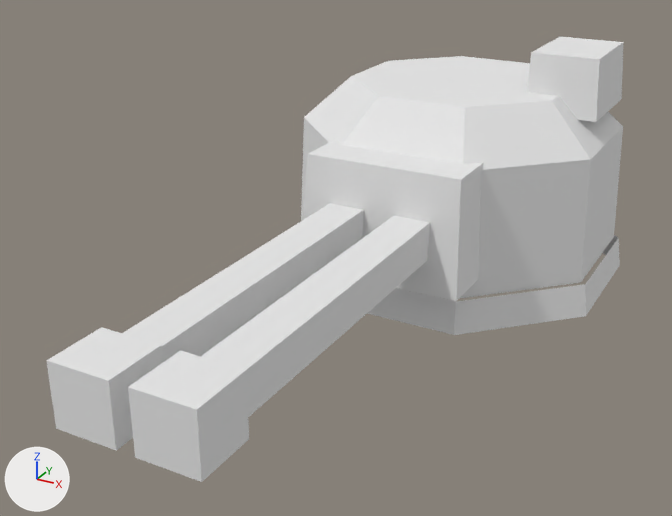
The OBJ model assets/meshes/base_turret.obj, before and after one commit.
Camera for both pictures: a camera (50 mm lens) standing at (1.37, -3.57, 1.26) and looking at (-0.11, -0.88, -0.08). Arrows for +X, +Y and +Z are at lower left; the lights stay in place. The picture after the commit comes second. Where no turn or scale is listed for an object, it has been applied to the vertices.

In view in the first picture: 'base_turret'.
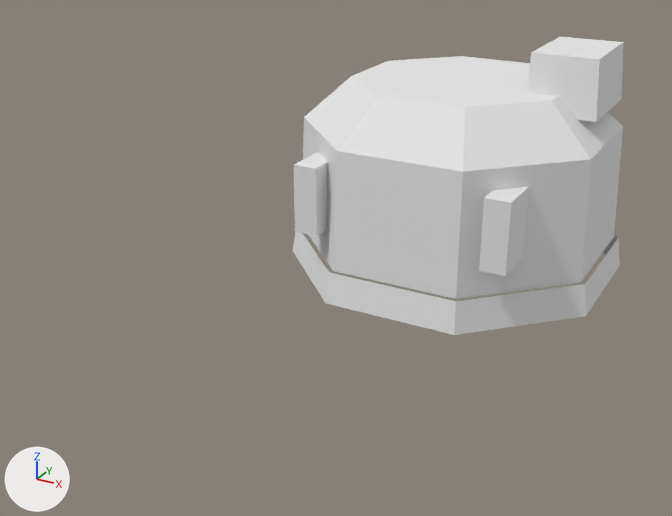
What differs and where, as boxes [x1, y1, x2, y2] in the pictures (672 x 516 px; the box of a moved part takes in the faces that stretch with it):
```json
{"object": "base_turret", "change": "reshaped", "before": [46, 37, 624, 482], "after": [293, 37, 624, 335], "on screen": "43% narrower, 33% shorter"}
{"part": 1, "of": "me_base_turret", "change": "deleted", "before": [128, 351, 249, 482]}
{"part": 2, "of": "me_base_turret", "change": "deleted", "before": [46, 327, 163, 451]}
{"part": 3, "of": "me_base_turret", "change": "deleted", "before": [123, 203, 364, 362]}
{"part": 4, "of": "me_base_turret", "change": "moved or reshaped", "before": [201, 139, 484, 417], "after": [294, 152, 529, 276]}
```

Edits to the scene script, one JSON object a line:
```json
{"block": "me_base_turret", "where": "# used by ob_base_turret; location = (0.0, 0.0, 0.0)"}
{"op": "remove", "block": "me_base_turret", "code": "me_base_turret.from_pydata(...)  # 88 vertices, 126 faces; spans x -0.67..0.67, y -2.15..0.67, z -0.4..0.55"}
{"op": "add", "block": "me_base_turret", "code": "me_base_turret.from_pydata(...)  # 64 vertices, 90 faces; spans x -0.67..0.67, y -0.67..0.67, z -0.4..0.55"}
{"block": "me_base_turret", "change": "me_base_turret part 1: the loose piece of 8 vertices spanning x 0.03..0.23, y -2.15..-1.95, z -0.1..0.1 is deleted"}
{"block": "me_base_turret", "change": "me_base_turret part 2: the loose piece of 8 vertices spanning x -0.23..-0.03, y -2.15..-1.95, z -0.1..0.1 is deleted"}
{"block": "me_base_turret", "change": "me_base_turret part 3: the loose piece of 8 vertices spanning x -0.2..-0.06, y -1.95..-0.75, z -0.07..0.07 is deleted"}
{"block": "me_base_turret", "change": "me_base_turret part 4"}
{"block": "me_base_turret", "change": "4 vertices are removed from x 0.06..0.2, y -1.95, z -0.07..0.07"}
{"block": "me_base_turret", "change": "12 faces are deleted"}
{"block": "me_base_turret", "change": "12 vertices move from x -0.32..0.32, y -0.78..-0.45, z -0.2..0.24 to x -0.44..0.44, y -0.62..-0.36, z -0.14..0.14"}
{"block": "me_base_turret", "change": "4 vertices are added at (-0.44, -0.36, 0.14), (-0.34, -0.36, 0.14), (-0.34, -0.62, 0.14), (-0.44, -0.62, 0.14)"}
{"block": "me_base_turret", "change": "12 new faces join them, mat_c00 (white #e7e7e7)"}
{"op": "remove", "block": "me_base_turret", "code": "me_base_turret.materials.append(mat_c15)  # white #e7e7e7"}
{"op": "remove", "block": "me_base_turret", "code": "me_base_turret.materials.append(mat_c17)  # white #e7e7e7"}
```
